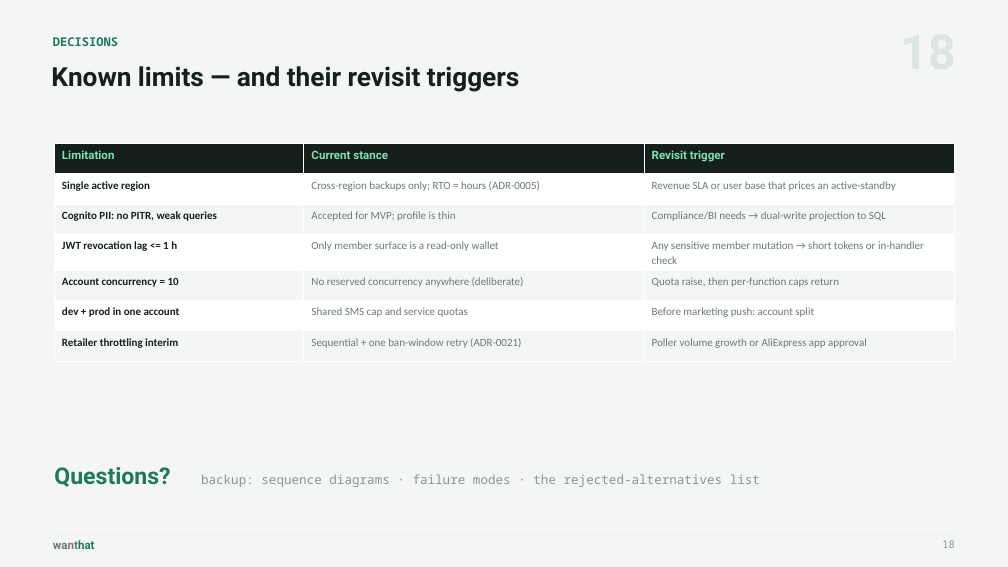
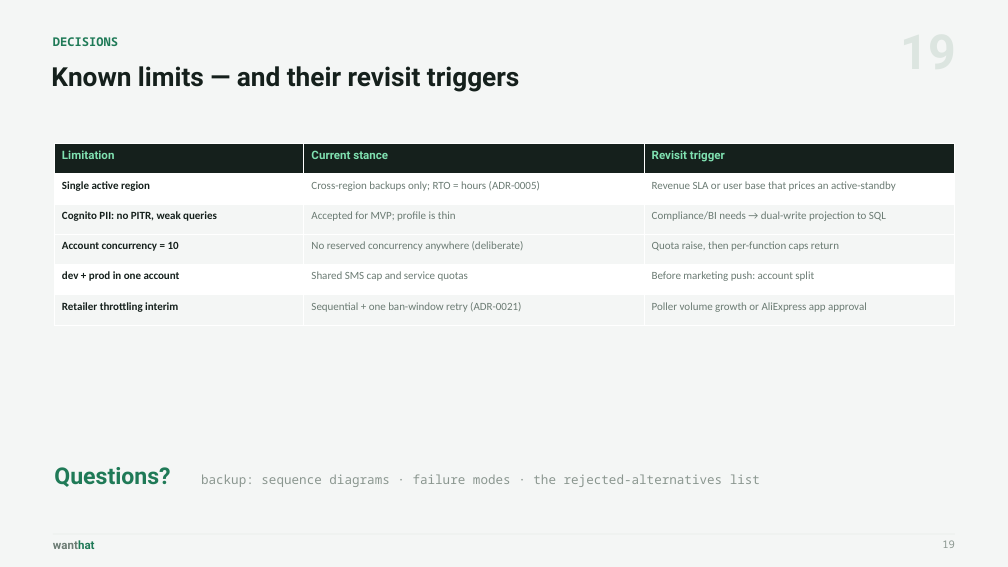
Before and after one commit to wanthat-app/monorepo, a slide deck: slide 19 of slides/wanthat-presentation.pptx (slide 18 before the commit). Drawn at 1008x567 pixels with LibreOffice and Linux fonts; fonts in the diff are those of the drawing. Boxes give left, top, right and bottom in pixels: in the first picture for what was removed or moved away, otherwise in the second. Text is boxed around its words. In the diff, an @@ line names an element or a change of style, - is before the commit and + after.

```diff
--- a/slides/wanthat-presentation.pptx
+++ b/slides/wanthat-presentation.pptx
@@ table at box(54, 144, 954, 355) @@
-row 4: JWT revocation lag <= 1 h | Only member surface is a read-only wallet | Any sensitive member mutation → short tokens or in-handler check
```
Also in this commit, not shown: 4 other slides changed, 1 other file.
